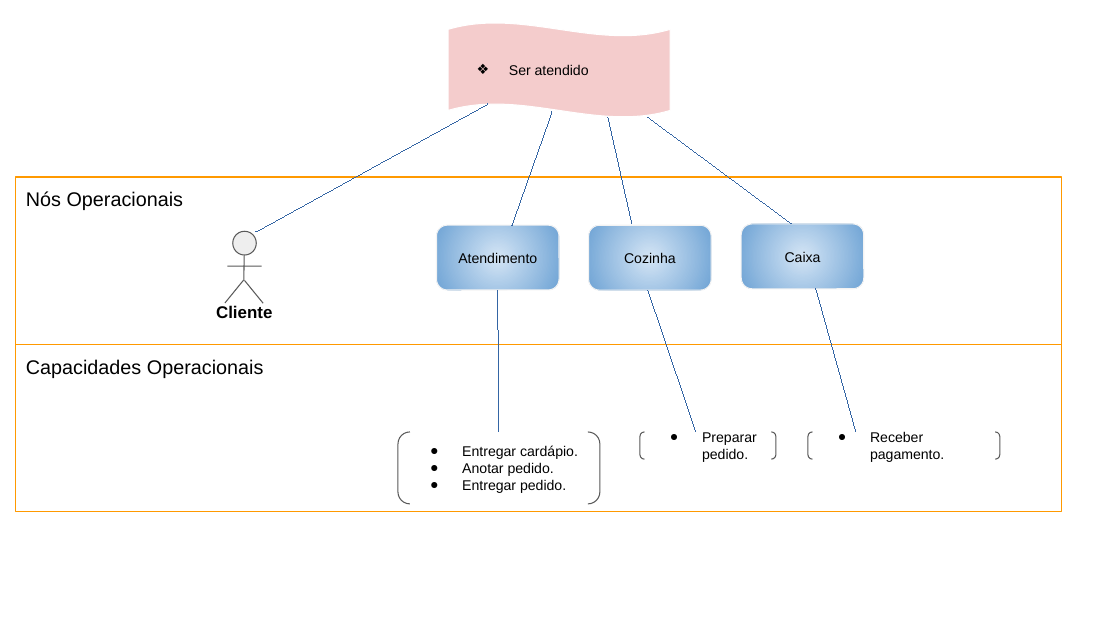
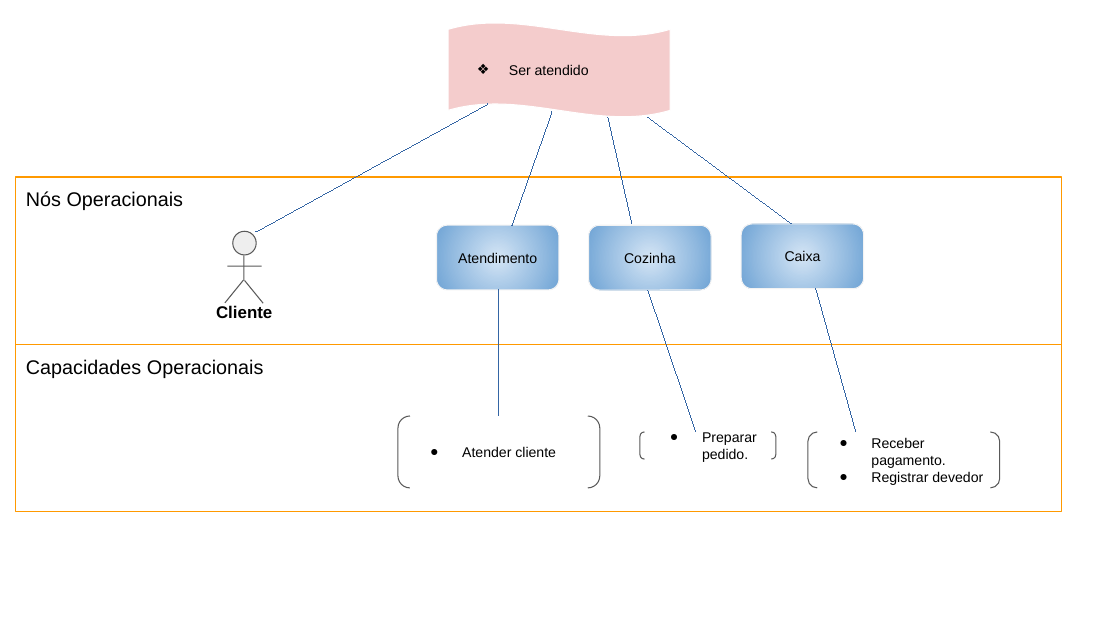
Before and after one commit to Darienzo08/ope_ads, a slide deck: slide 2 of docs/ARTEFATOS(15-23)/artefato15.pptx. Drawn at 1120x630 pixels with LibreOffice and Linux fonts; fonts in the diff are those of the drawing. Boxes give left, top, right and bottom in pixels: in the first picture for what was removed or moved away, otherwise in the second. Text is boxed around its words. In the diff, an @@ line names an element or a change of style, - is before the commit and + after.

```diff
--- a/docs/ARTEFATOS(15-23)/artefato15.pptx
+++ b/docs/ARTEFATOS(15-23)/artefato15.pptx
@@ freeform shape: place and size @@
-freeform shape at box(498, 290, 499, 432)
+freeform shape at box(499, 290, 499, 416)
@@ bracket pair "Atender cliente": place and size @@
-bracket pair "Atender cliente" at box(398, 432, 601, 504)
+bracket pair "Atender cliente" at box(398, 417, 601, 489)
@@ text in bracket pair at box(462, 446, 556, 457): text changed @@
-● Entregar cardápio.
-● Anotar pedido.
-● Entregar pedido.
+● Atender cliente
@@ bracket pair "Receber pagamento.": place and size @@
-bracket pair "Receber pagamento." at box(808, 432, 1000, 459)
+bracket pair "Receber pagamento." at box(808, 432, 1000, 488)
@@ text in bracket pair at box(871, 471, 983, 485): paragraph added @@
+● Registrar devedor
```
Also in this commit, not shown: 3 other slides changed.
